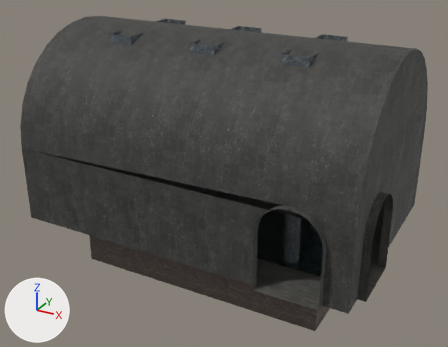
One commit to the glTF model static/assets/map/cistern.gltf: the scene before it, then after it.
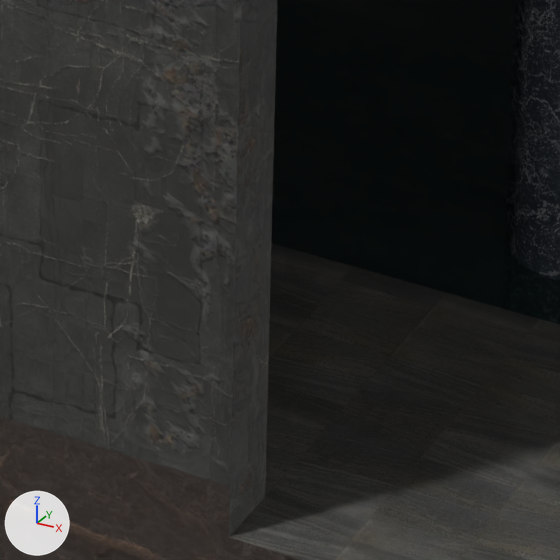
Old and new are each drawn whole from a camera (50 mm lens) standing at (9.46, -17.42, 14.14) and looking at (0.03, -0.28, 5.57) and again close up on the part from 51% to 64% of the width and 67% to 84% of the height. Lighting does not change. The marker at lower left points along +X, +Y and +Z. The last two pictures show the newer version. Where no turn or scale is listed for an object, it has been applied to the vertices. Vertices at exactly the same position are counted once.

The first close-up shows 'cistern-columns', 'cistern-mesh', 'cistern-water'.
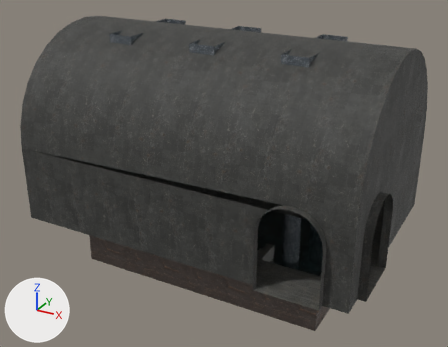
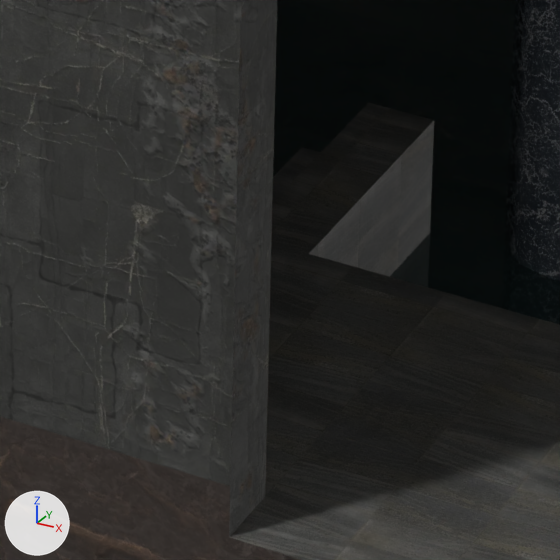
Pixel boxes [x1, y1, x2, y2] of what changed, in the close-ups (560 x 560 px):
part 1 of me_cistern_mesh, added
    after: [271, 103, 434, 277]

The edits, one by one:
me_cistern_mesh is used by ob_cistern_mesh; location (0.0, 0.0, 0.0).
me_cistern_mesh had 271 vertices, 452 faces and spanned x -6.0..6.0, y -4.0..4.0, z 2.0..10.35.
me_cistern_mesh now has 321 vertices, 516 faces and spans x -6.0..6.0, y -4.0..4.0, z 2.0..10.35.
me_cistern_mesh part 1: a new loose piece of 50 vertices spanning x 0.5..2.5, y -2.4..-1.4, z 2.0..4.0, in mat_mat_floor_cistern.
